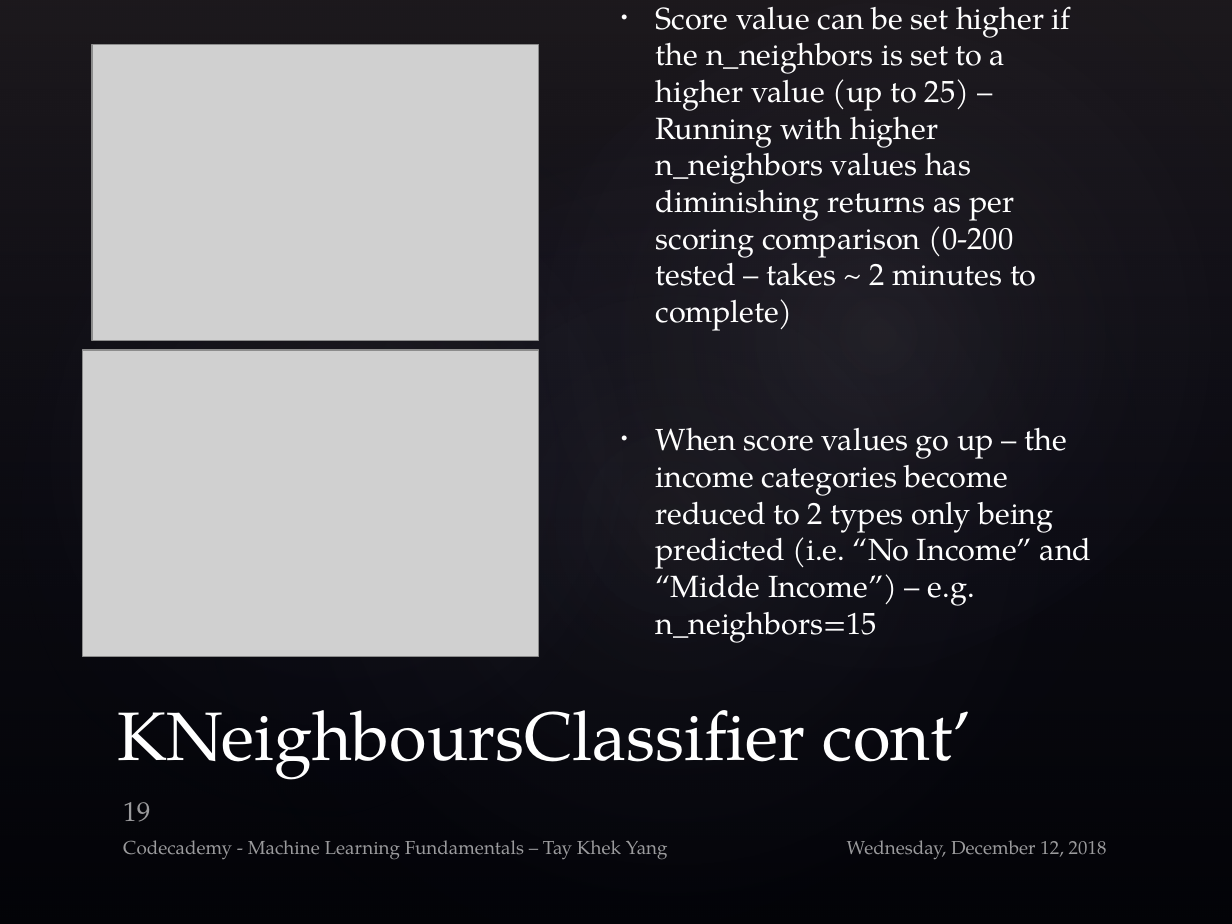
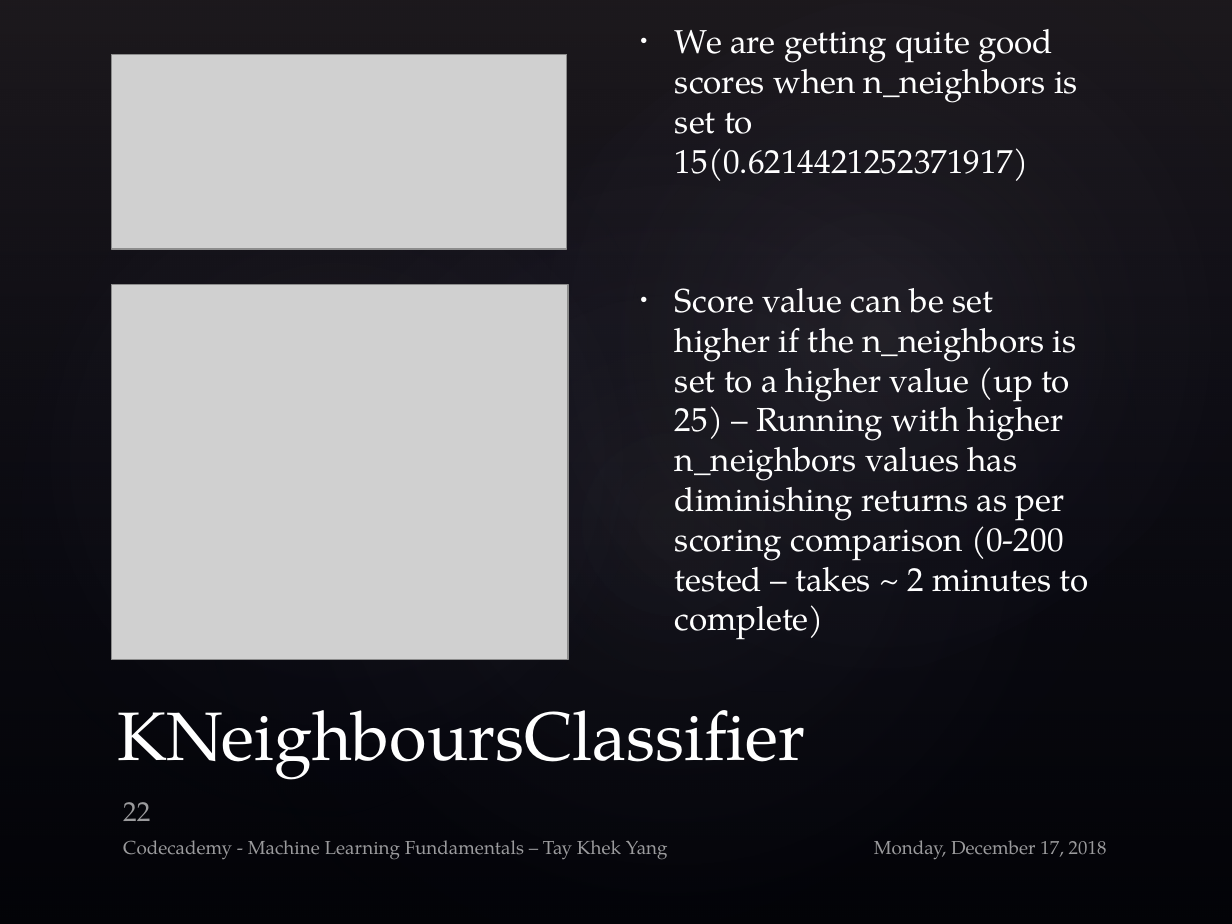
Before and after one commit to rivacordex/date-a-scientist, a slide deck: slide 22 of MachineLearning_Submit/ML_Khek_V1.pptx (slide 19 before the commit). Drawn at 1232x924 pixels with LibreOffice and Linux fonts; fonts in the diff are those of the drawing; grey boxes stand for pictures; background and template pictures are left out. Boxes give left, top, right and bottom in pixels: in the first picture for what was removed or moved away, otherwise in the second. Text is boxed around its words. In the diff, an @@ line names an element or a change of style, - is before the commit and + after.

```diff
--- a/MachineLearning_Submit/ML_Khek_V1.pptx
+++ b/MachineLearning_Submit/ML_Khek_V1.pptx
@@ text "We are getting quite good ...": place and size @@
-text "We are getting quite good ..." at box(656, 6, 1092, 643)
+text "We are getting quite good ..." at box(675, 29, 1089, 640)
@@ text at box(675, 29, 1078, 181): paragraph added @@
+• We are getting quite good scores when n_neighbors is set to 15(0.6214421252371917)
@@ picture: place and size @@
-picture at box(92, 44, 540, 340)
+picture at box(112, 54, 567, 249)
@@ picture: place and size @@
-picture at box(83, 350, 538, 657)
+picture at box(112, 285, 569, 660)
@@ text at box(675, 288, 1089, 640): size 17.9 to 19.4 pt in "Score value can be set higher if ..." @@
@@ text at box(656, 427, 1092, 643): paragraph removed @@
-• When score values go up – the income categories become reduced to 2 types only being predicted (i.e. “No Income” and “Midde Income”) – e.g. n_neighbors=15
@@ title at box(117, 710, 806, 780): text changed @@
-KNeighboursClassifier cont’
+KNeighboursClassifier
@@ page number at box(123, 802, 150, 821): text changed @@
-19
+22
@@ text at box(874, 840, 1107, 859): text changed @@
-Wednesday, December 12, 2018
+Monday, December 17, 2018
```
Also in this commit, not shown: 24 other slides changed, 7 slides added, 1 other file.
